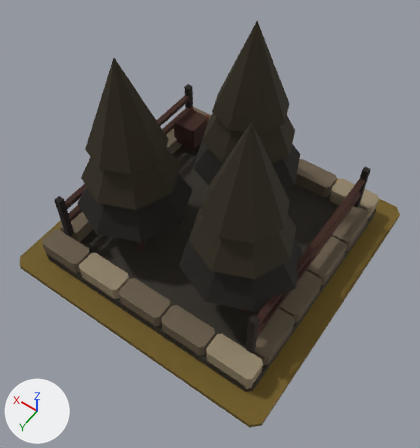
Two versions of the glTF model art/whisper-grove_t4/whisper-grove_t4.glb, one commit apart.
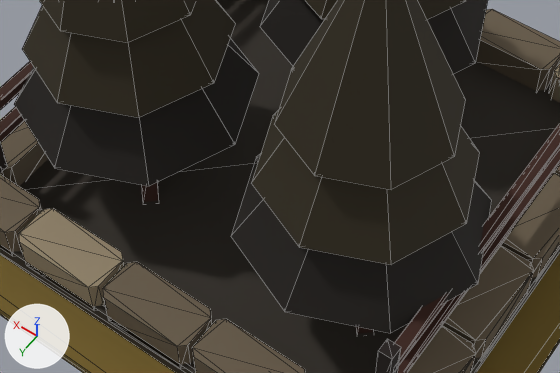
There are two pictures of each version: one whole from a camera (50 mm lens) standing at (-1.68, 2.43, 3.99) and looking at (-0.17, 0.31, 0.65), one close up on the part from 17% to 80% of the width and 35% to 74% of the height. The lights are fixed; the arrows at lower left show +X, +Y and +Z. The last two pictures show the newer version. The close-ups show mesh edges as thin lines.

The first close-up shows 'MMR | whisper-grove | T04 Architecture.001', 'MMR | whisper-grove | Tier 04 Ground.001'.
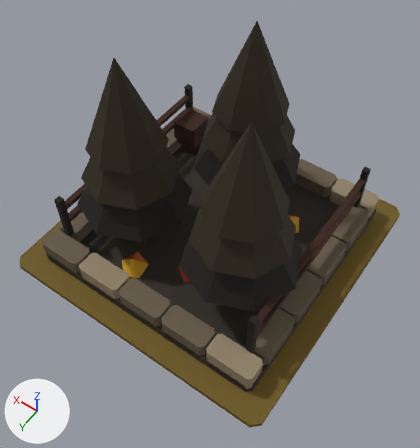
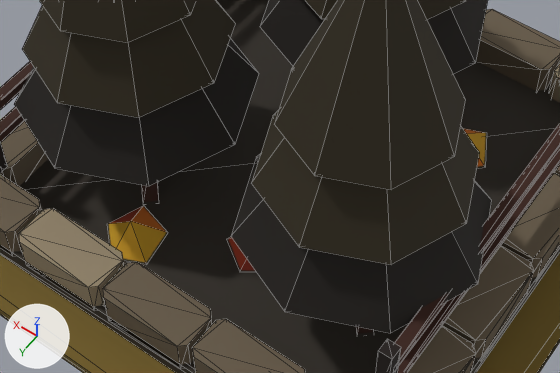
Pixel boxes (x1, y1, x2, y2) of what changed, in the close-ups (560 x 373 px):
'MMR | whisper-grove | T04 Autumn Dressing.001', added: after (109, 129, 486, 270)

What the commit changed:
Mesh me_mmr___whisper_grove___t04_autumn_dressing_001 is new.
It has 24 vertices, 20 faces and spans x -0.808..0.432, y -0.516..0.805, z 0.085..0.185.
It uses material mat_mmr___shared_palette_atlas (picture img_mmr_shared_color_palette_64).
Object 'MMR | whisper-grove | T04 Autumn Dressing.001' (ob_mmr___whisper_grove___t04_autumn_dressing_001) is new; it shows me_mmr___whisper_grove___t04_autumn_dressing_001.
Its location is (0.0, 0.0, 0.05).
